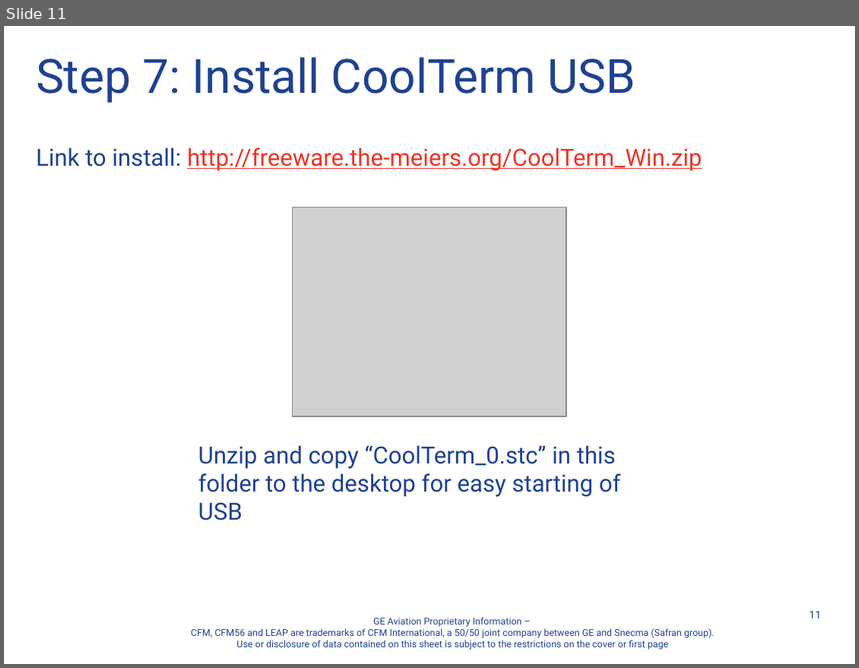
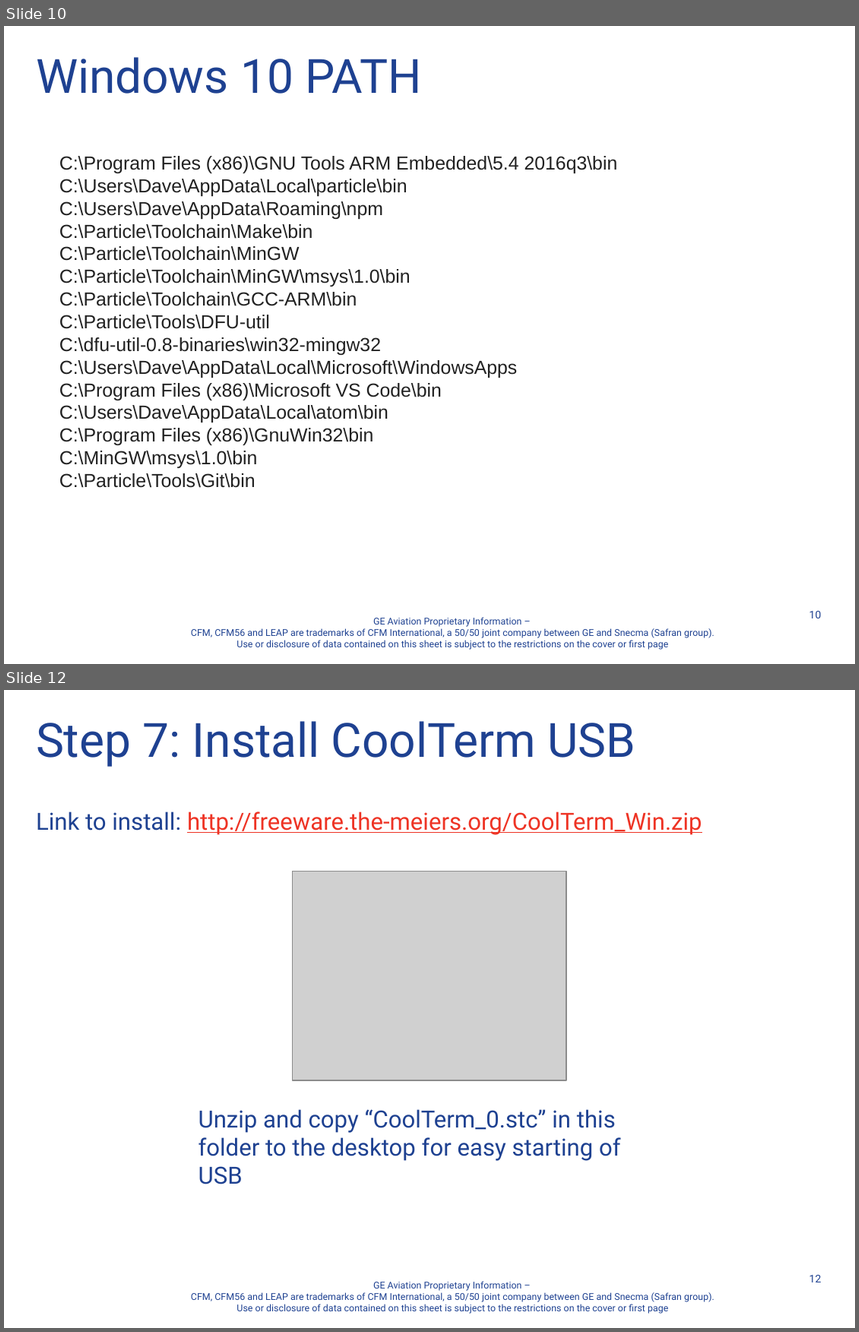
Before and after one commit to davegutz/Wind, a slide deck: Documentation/A Course Controls Laptop Setup Instructions Standalone Photon.pptx. Shown one above the other, each under a label of ours: slide 11 before the commit, slides 10 and 12 after it; the slides between them are not shown. The pictures are 859x668 and 859x1332 pixels, drawn with LibreOffice and Linux fonts; fonts in the diff are those of the drawing; grey boxes stand for pictures; background and template pictures are left out. Boxes give left, top, right and bottom in pixels: in the first picture for what was removed or moved away, otherwise in the second. Text is boxed around its words. In the diff, an @@ line names an element or a change of style, - is before the commit and + after.

```diff
--- a/Documentation/A Course Controls Laptop Setup Instructions Standalone Photon.pptx
+++ b/Documentation/A Course Controls Laptop Setup Instructions Standalone Photon.pptx
@@ slide 10 added at (4,26,855,664), background #FFFFFF; not listed: 2 template elements that a slide beside it also shows @@
@@ title added at (36,57,421,94), 40 pt, text #1E4191 @@
+Windows 10 PATH
@@ text added at (59,156,618,488), 16 pt, text #212121 @@
+C:\Program Files (x86)\GNU Tools ARM Embedded\5.4 2016q3\bin
+C:\Users\Dave\AppData\Local\particle\bin
+C:\Users\Dave\AppData\Roaming\npm
+C:\Particle\Toolchain\Make\bin
+C:\Particle\Toolchain\MinGW
+C:\Particle\Toolchain\MinGW\msys\1.0\bin
+C:\Particle\Toolchain\GCC-ARM\bin
+C:\Particle\Tools\DFU-util
+C:\dfu-util-0.8-binaries\win32-mingw32
+C:\Users\Dave\AppData\Local\Microsoft\WindowsApps
+C:\Program Files (x86)\Microsoft VS Code\bin
+C:\Users\Dave\AppData\Local\atom\bin
+C:\Program Files (x86)\GnuWin32\bin
+C:\MinGW\msys\1.0\bin
+C:\Particle\Tools\Git\bin
@@ what was slide 11 is now slide 12 @@
@@ page number at (810,1275,822,1283): text changed @@
-11
+12
```
Also in this commit, not shown: 7 slides changed.
